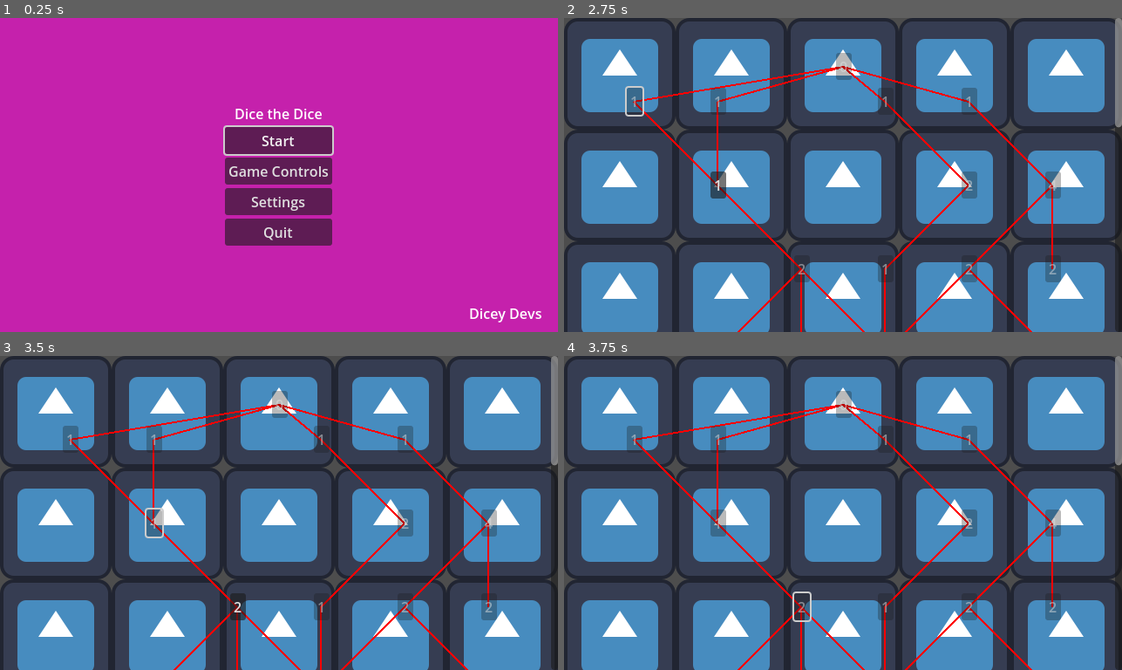
Above: before the commit, frames 1-4 (two rows, left to right).
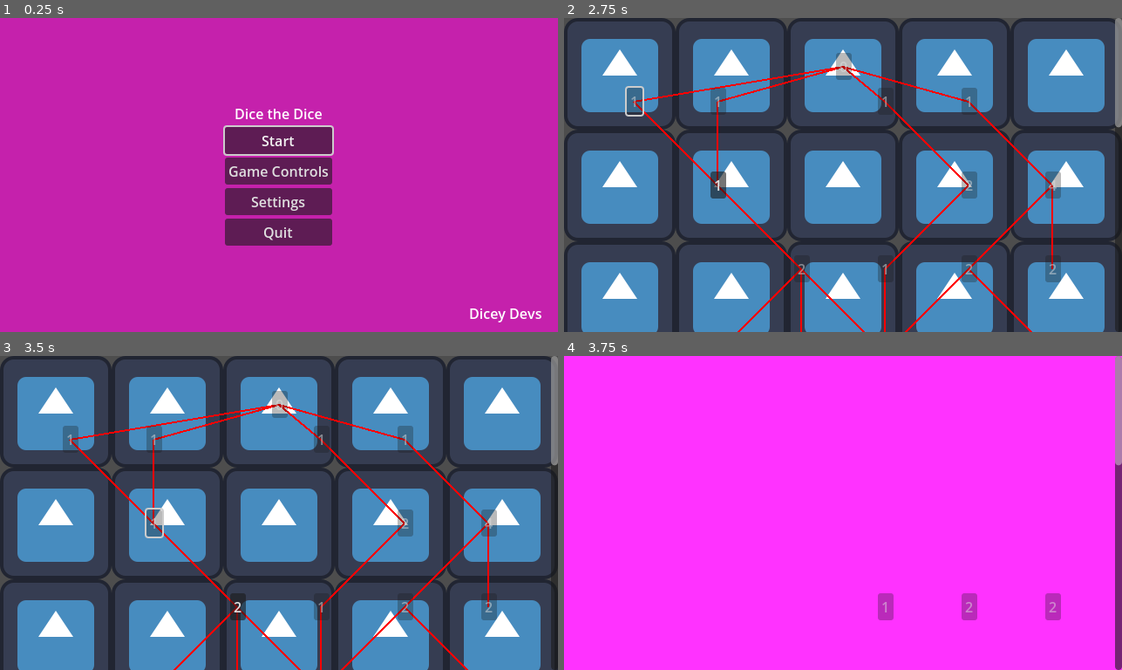
Above: after the commit, the same moments.

Repository: SadBonana/INTD450-Dice_Game
Game: Godot game, scene res://Menus/start_menu.tscn
Two runs of this game, one before a commit and one after it. Both use one fixed random seed, a clock stepped at 60 frames per second and the inputs below. The engine's default icon, where the game draws it, is replaced by a stand-in: a white triangle on a blue panel in a dark square.
Inputs:
- Up to frame 1 (0.25 s): no input
- Up to frame 2 (2.75 s): click "Start" at 0.5 s; click "0" at 1.25 s; click "1" at 2 s
- Up to frame 3 (3.5 s): click "1" at 2.75 s
- Up to frame 4 (3.75 s): click "2" at 3.5 s

Frames 1-3 are identical in both runs. In frame 4, 100% of the frame differs, in the area x 0-100%, y 0-100%.

Commit message:
Started work on switching scenes when entering rooms

Diff:
--- a/map/MapNode.gd
+++ b/map/MapNode.gd
@@ -110,13 +110,46 @@
 		child.disabled = false
 	for sibling in siblings:
 		sibling.disabled = true
-	if type == NT.BATTLE:
-		pass
+
+	var scene = null
+
+	match type:
+
+		NT.START:
+			#TODO: START can probably lead into a tutorial scene
+			#scene = preload("TODO:insert tutorial path here.tscn")
+			pass
+
+		NT.BATTLE:
+			#scene = preload("TODO:insert battle path here.tscn")
+			pass
+
+		NT.CAMPFIRE:
+			scene = preload("res://campfire/campfire.tscn")
+
+		NT.WORKSHOP:
+			#scene = preload("TODO:insert workshop path here.tscn")
+			pass
+
+		NT.TREASURE:
+			#scene = preload("TODO:insert treasure path here.tscn")
+			pass
+
+		NT.BOSS:
+			#scene = preload("TODO:insert boss path here.tscn")
+			pass
+
+		#_ is default in godot
+		_:
+			#TODO: insert default ah path for the node
+			#scene = preload("")
+			pass
+
+	if scene != null:
+		var instance = scene.instantiate()
+		var current_scene = get_tree().get_current_scene()
+		add_sibling(instance)
+
 
 func _to_string():
 	return str(name)
-
-'''
-func _draw():
-	draw_circle(Vector2.ZERO, 4, Color.WHITE_SMOKE)
-'''
--- a/map/MapTree.gd
+++ b/map/MapTree.gd
@@ -405,6 +405,7 @@
 		#add a connection between parent and child
 		if not check_connections(prev,child):
 			add_connection(prev,child)
+
 			#activate the child
 			positions[index] = 1
 
